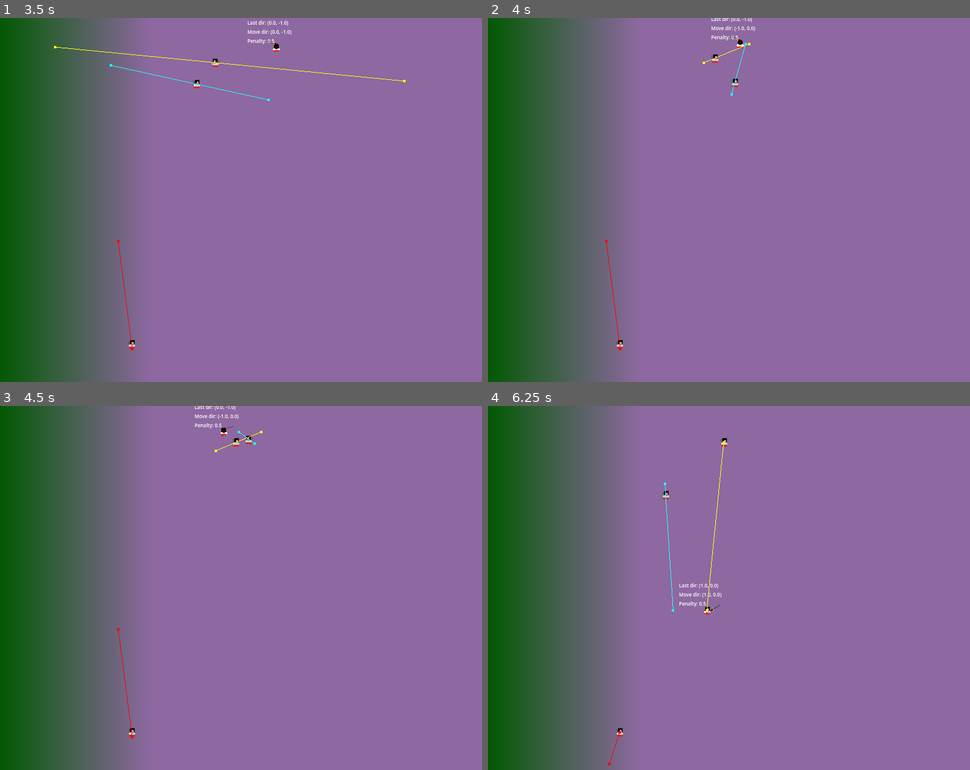
Above: before the commit, frames 1-4 (two rows, left to right).
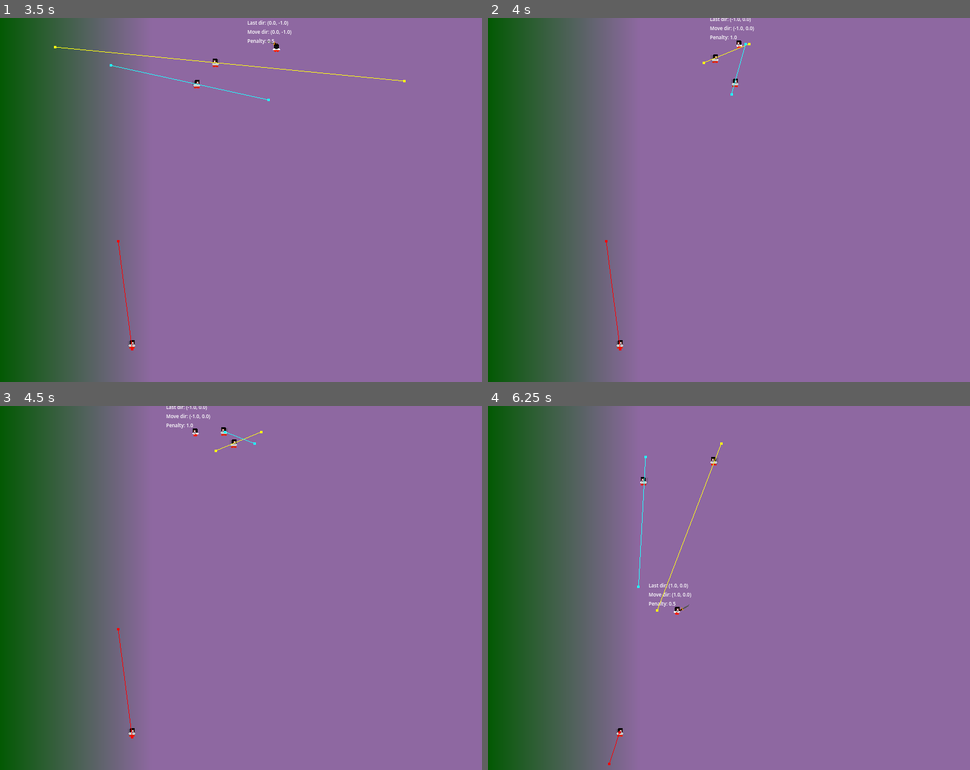
Above: after the commit, the same moments.

Repository: nu-hazd/vix-wave-survival
Game: Godot game, scene res://survival/combat/combatTest.tscn
Two runs of this game, one before a commit and one after it. Both use one fixed random seed, a clock stepped at 60 frames per second and the inputs below.
Inputs:
- Up to frame 1 (3.5 s): hold D (right) 0.53-1.28 s; tap J (attack0) at 0.6, 3.05 s; tap H (attack1) at 0.8, 1.35 s; hold S (down) 1.28-2.03 s; tap K (block) at 1.55, 2.1 s; hold D (right) 2.03-2.78 s; tap L (dodge) at 2.3, 2.85 s; hold W (up) from 2.78 s (still down)
- Up to frame 2 (4 s): release W (up) at 3.53 s; hold A (left) from 3.53 s (still down); tap J (attack0) at 3.6 s; tap H (attack1) at 3.8 s
- Up to frame 3 (4.5 s): keep holding A (left); tap H (attack1) at 4.35 s
- Up to frame 4 (6.25 s): tap K (block) at 4.55, 5.1 s; release A (left) at 5.03 s; hold S (down) 5.03-5.78 s; tap L (dodge) at 5.3, 5.85 s; hold D (right) from 5.78 s (still down); tap J (attack0) at 6.05 s

Frame 1 is identical in both runs. In frame 2, 0.2% of the frame differs, in the area x 46-56%, y 0-9%; in frame 3, 0.3%; in frame 4, 0.6%, in the area x 30-50%, y 8-58%.

Commit message:
added coordinator logic
begun enemy fight style

Diff:
--- a/entity/components/coordinator.gd
+++ b/entity/components/coordinator.gd
@@ -31,17 +31,28 @@
 func actionRequested(id : StringName) -> void:
 	match id:
 		ControllerComponent.attack0:
-			weapon.use(attack0ID)
+			if canAttack():
+				weapon.use(attack0ID)
 		ControllerComponent.attack1:
-			weapon.use(attack1ID)
+			if canAttack():
+				weapon.use(attack1ID)
 		ControllerComponent.block:
-			guard.block()
+			if canBlock():
+				guard.block()
 		ControllerComponent.unblock:
 			guard.unblock()
 		ControllerComponent.dodge:
-			movement.requestRoll(movement.inputDirection)
+			if canDodge():
+				if guard.isGuarding():
+					guard.unblock()
+				movement.requestRoll(movement.inputDirection)
 
-
+func canAttack() -> bool:
+	return weapon.canUse() and not guard.isGuarding() and movement.getCurrentStateName() in ["move", "idle"]
+func canBlock() -> bool:
+	return not weapon.isAttacking() and movement.getCurrentStateName() in ["move", "idle", "push"]
+func canDodge() -> bool:
+	return not weapon.isAttacking() and movement.getCurrentStateName() in ["idle","move"]
 func _physics_process(delta: float) -> void:
 	movement.process(delta)
 
--- a/entity/components/guard.gd
+++ b/entity/components/guard.gd
@@ -94,6 +94,8 @@
 			countFrames = true
 			frameCounter = guardDownPenalty
 
+func isGuarding() -> bool:
+	return state == STATES.PARRY or state == STATES.BLOCK
 func nextState():
 	match state:
 		STATES.OFF:
--- a/entity/enemies/enemyController.gd
+++ b/entity/enemies/enemyController.gd
@@ -90,8 +90,21 @@
 				if disengageCounter <= 0:
 					enterApproach()
 			else:
+				determineFightAction()
 				print("FIGHT")
 				setDirection(Vector2.ZERO)
+
+func determineFightAction() -> void:
+	match fightStyle:
+		FIGHT_STYLE.OFFENSIVE:
+			pass
+			#pathfinder.target_position = vixReference.global_position
+					#pathfindCounter = pathfindUpdateTime
+					#var nextPosition := pathfinder.get_next_path_position()
+					#if pathfinder.is_target_reachable():
+						#setDirection(enemy.global_position.direction_to(nextPosition))
+					#else:
+						#enterIdle()
 
 func _on_fight_body_entered(body: Node2D) -> void:
 	if body is  Vix:
